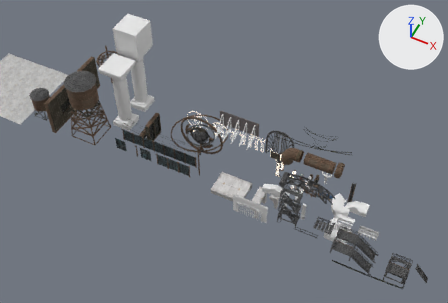
The FBX model Assets/ART/Models/Environment/Imports/DecorationSet.fbx: old version first, new version second.
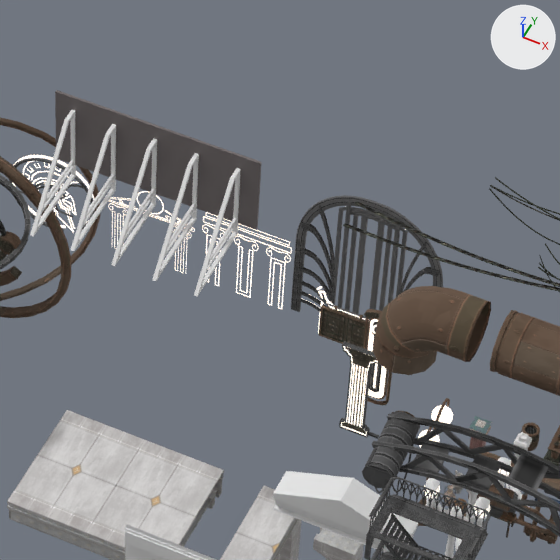
Each version is shown from a 50 mm camera at (3.4, -44.5, 115.3) aimed at (-41.5, 45.2, 3.1), then close up on the part from 47% to 71% of the width and 31% to 66% of the height. Every picture has the same lights, and +X, +Y and +Z are marked at upper right. Where no turn or scale is listed for an object, it has been applied to the vertices.

Objects in the first close-up: 'AD_Big.001', 'AD_Sign03.001', 'BigTube.027', 'BigTubeCurve90.013', 'Bridge_small_mid.002', 'Bridge_small_start.003', 'Cables.001', 'FireLadder.006', 'MegaBuilding_ArtDecoGate.003', 'MetalConstruct_curved.005', 'Planet_Pole.001', 'RoofShort.001'.
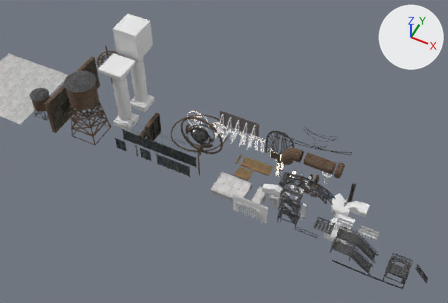
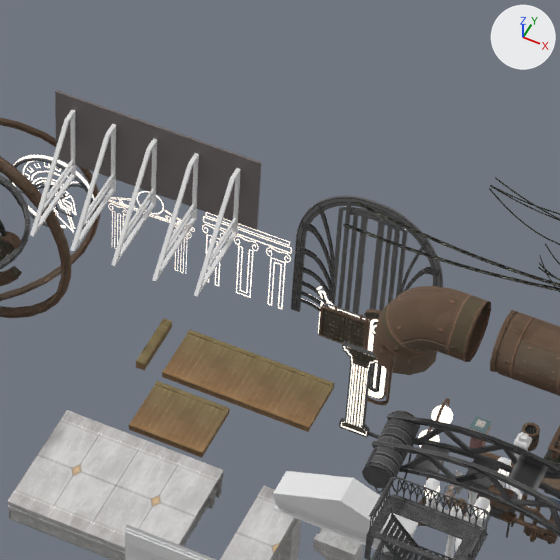
The edits, one by one:
Mesh me_cube_052 is new.
It has 28 vertices, 26 faces and spans x -1.88..1.88, y -1.5..1.5, z 0.0..0.35.
It uses material mat_woods (picture img_tex_woodatlas_base_color_png).
Mesh me_cube_034 is new.
It has 28 vertices, 26 faces and spans x -3.75..3.75, y -1.5..1.5, z 0.0..0.35.
It uses material mat_woods (picture img_tex_woodatlas_base_color_png).
Mesh me_cube_051 is new.
It has 12 vertices, 10 faces and spans x -0.23..0.23, y -1.51..1.51, z 0.0..0.48.
It uses material mat_woods (picture img_tex_woodatlas_base_color_png).
Object 'Cube.016' (ob_cube_016) is new; it shows me_cube_052.
Its location is (-35.27, 43.43, -0.1).
Object 'Cube.004' (ob_cube_004) is new; it shows me_cube_034.
Its location is (-33.4, 47.01, -0.1).
Object 'Cube.014' (ob_cube_014) is new; it shows me_cube_051.
Its location is (-38.29, 47.01, -0.1).

Location of each change, (x1, y1, x2, y2) in pixels of the close-ups (560 x 560 px):
'Cube.004', added (brown)
    after: (162, 329, 335, 432)
'Cube.016', added (brown)
    after: (129, 381, 230, 457)
'Cube.014', added (brown)
    after: (136, 318, 172, 371)
